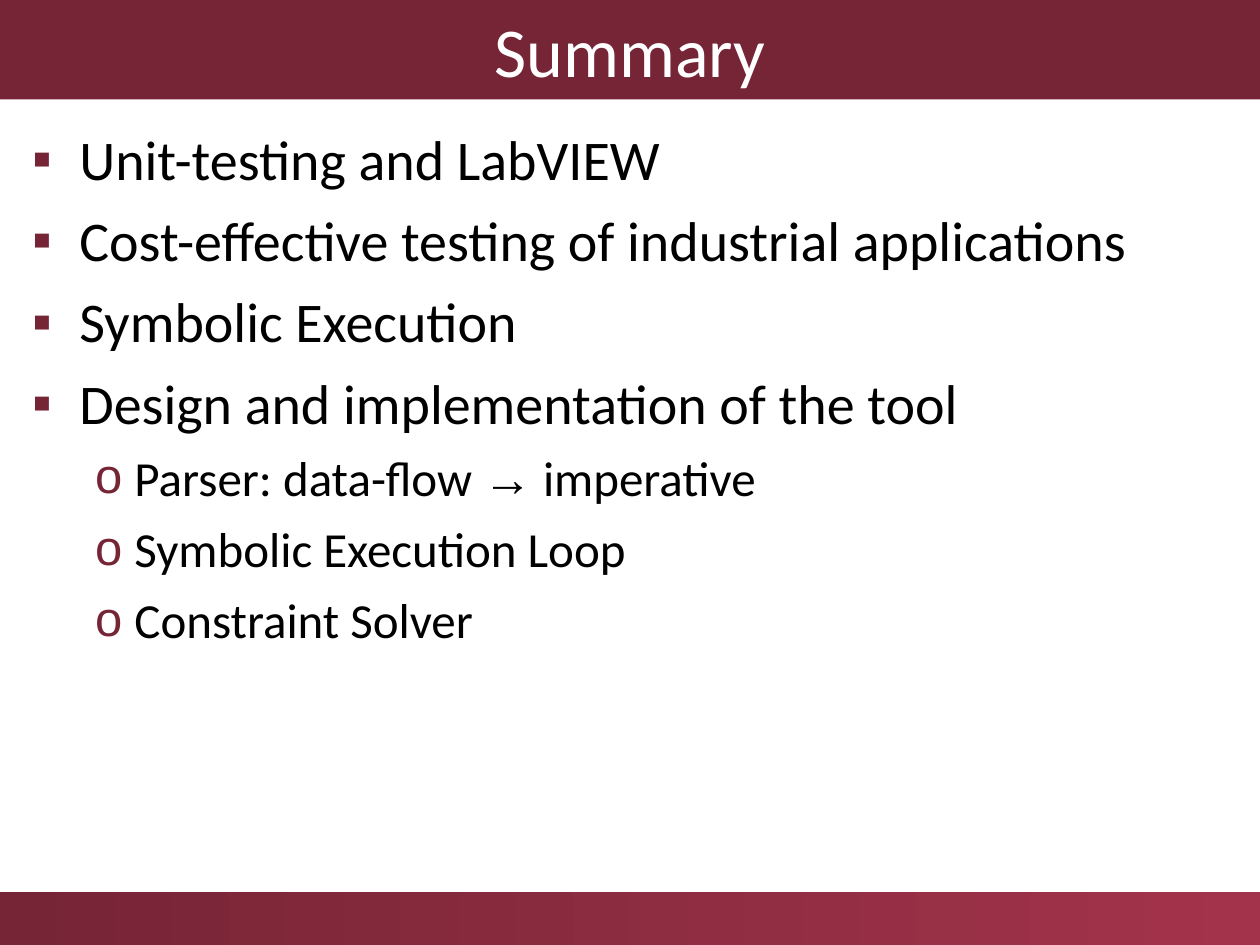
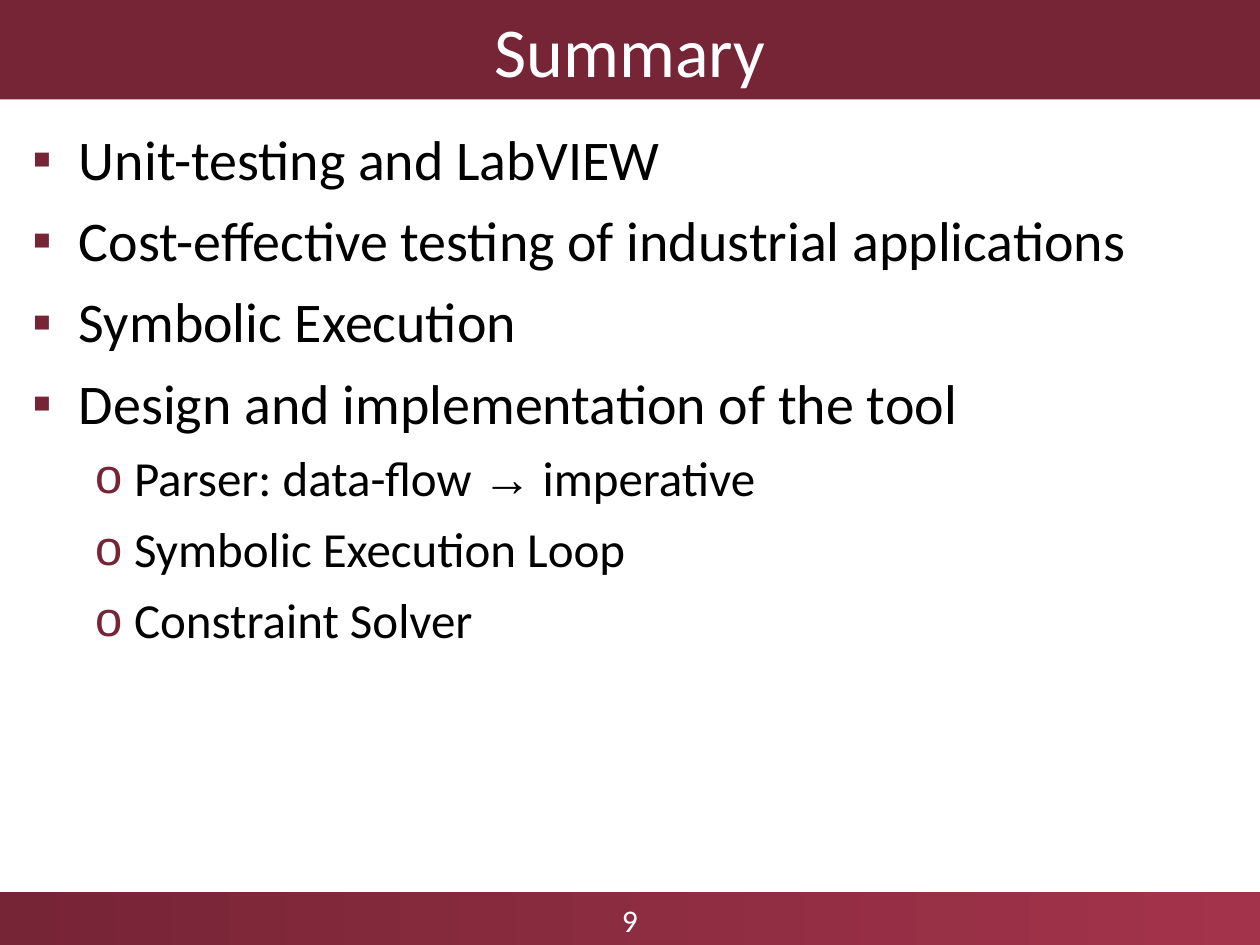
Before and after one commit to aronszabo/thesis-labview-testing, a slide deck: slide 9 of ftsrg-presentation.ppt. Drawn at 1260x945 pixels with LibreOffice and Linux fonts; fonts in the diff are those of the drawing; background and template pictures are left out. Boxes give left, top, right and bottom in pixels: in the first picture for what was removed or moved away, otherwise in the second. Text is boxed around its words. In the diff, an @@ line names an element or a change of style, - is before the commit and + after.

```diff
--- a/ftsrg-presentation.ppt
+++ b/ftsrg-presentation.ppt
@@ text "Unit-testing and LabVIEW" at [79, 141, 1125, 639]: indent changed @@
@@ text added at [622, 911, 638, 932], 18 pt, text #FFFFFF @@
+9
```
Also in this commit, not shown: 8 other slides changed, 3 slides added.
